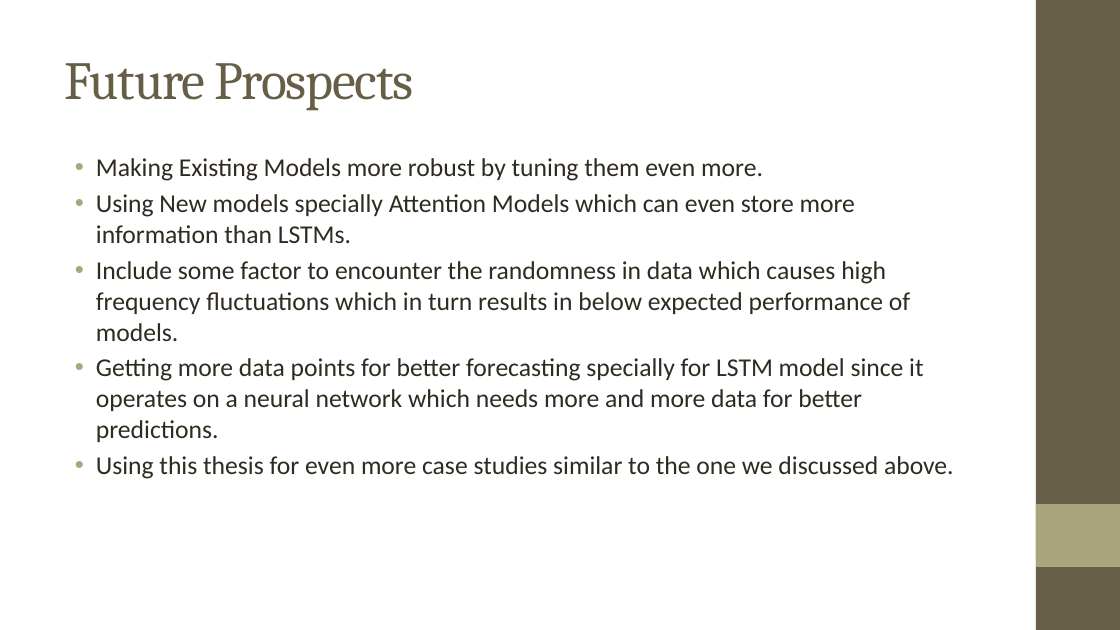
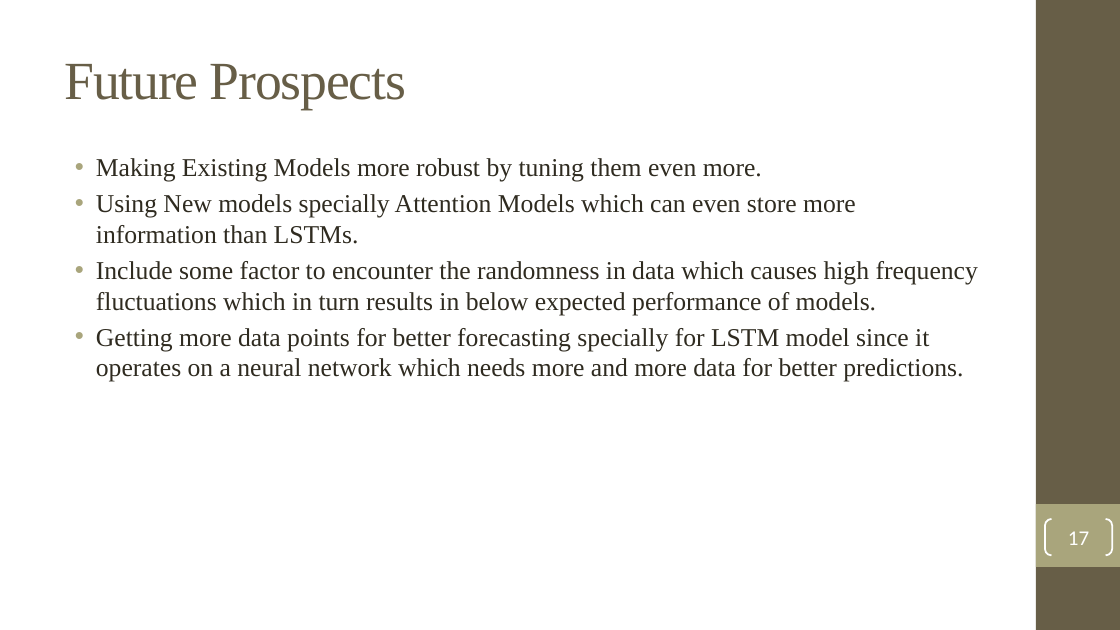
Before and after one commit to ForkedRepositories/Indian-Trade-Data-Analysis-and-Forecasting, a slide deck: slide 17 of Documents/Thesis/Indian Trade Analysis and Forecasting.pptx. Drawn at 1120x630 pixels with LibreOffice and Linux fonts; fonts in the diff are those of the drawing; background and template pictures are left out. Boxes give left, top, right and bottom in pixels: in the first picture for what was removed or moved away, otherwise in the second. Text is boxed around its words. In the diff, an @@ line names an element or a change of style, - is before the commit and + after.

Commit message:
Updated PPT Font and Content

```diff
--- a/Documents/Thesis/Indian Trade Analysis and Forecasting.pptx
+++ b/Documents/Thesis/Indian Trade Analysis and Forecasting.pptx
@@ title "Future Prospects" at [64, 64, 406, 109]: font Cambria to Times New Roman @@
@@ text "Making Existing Models more robust ..." at [96, 158, 978, 382]: font Calibri to Times New Roman @@
@@ text at [96, 456, 954, 479]: paragraph removed @@
-• Using this thesis for even more case studies similar to the one we discussed above.
@@ page number added at [1045, 519, 1112, 555], outline #FFFFFF 1.5 pt, 18 pt, text #FFFFFF @@
+17
```
Also in this commit, not shown: 17 other slides changed.
